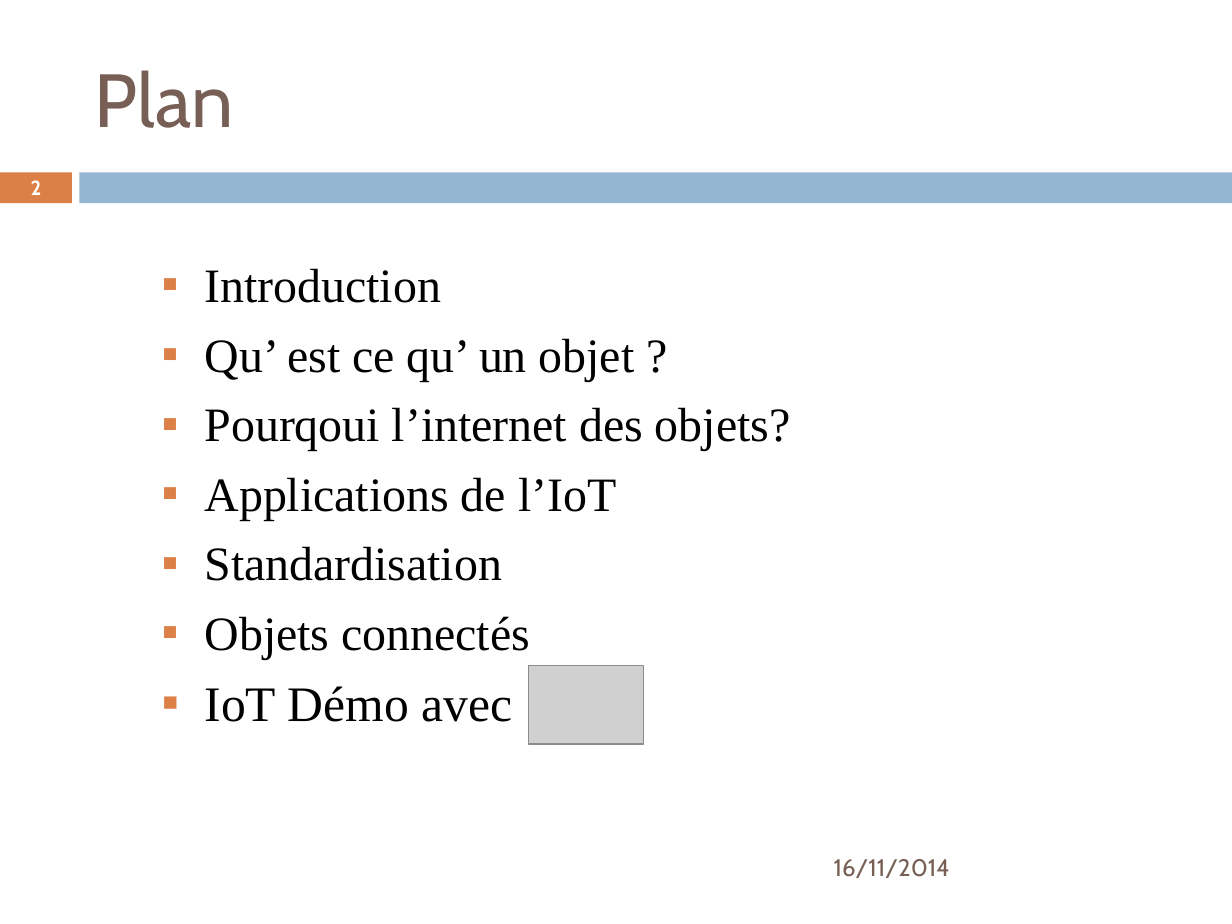
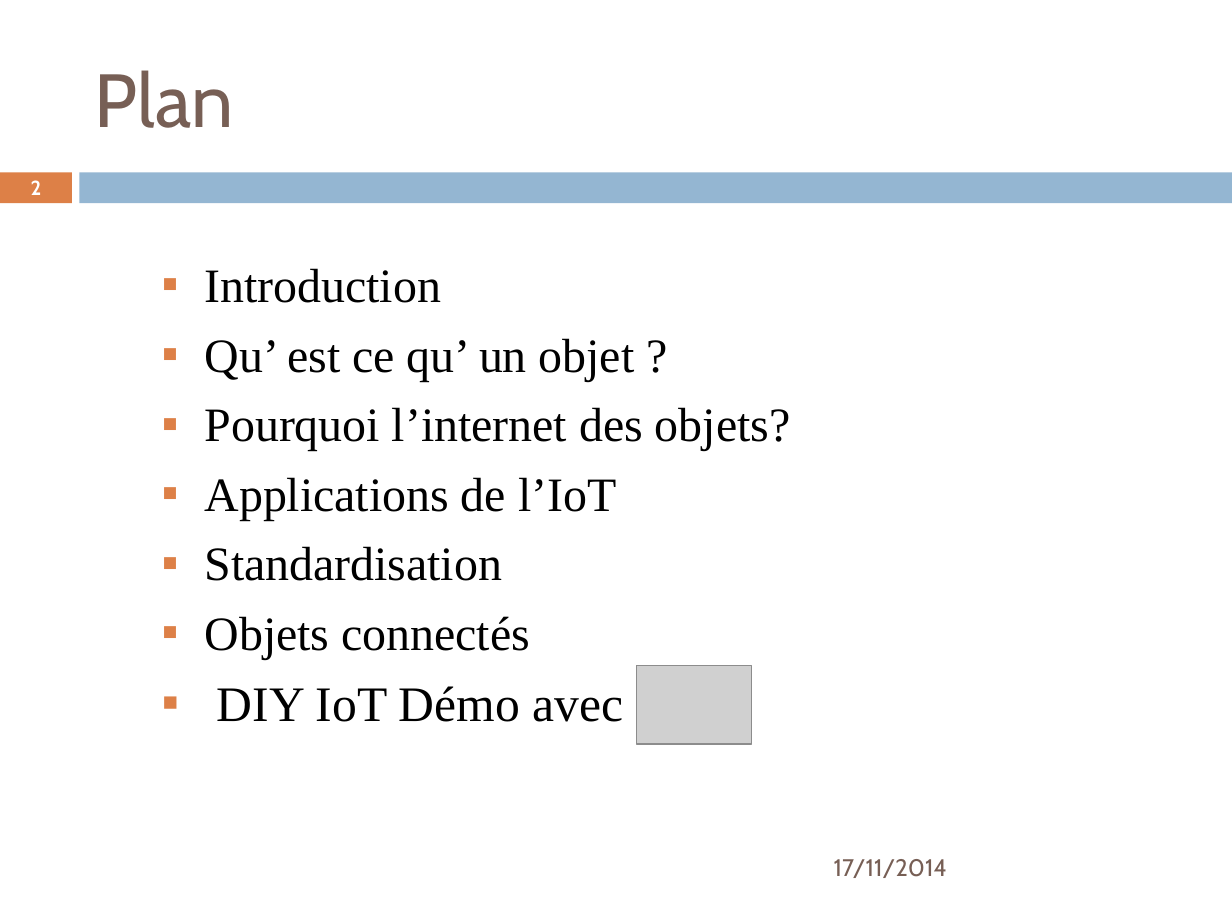
Before and after one commit to anouarattn/DIY-IoT-PresentationEnset-17-11-2014, a slide deck: slide 2 of IoT-VersionFinal-ELHAYDOUNI_Othman (2).pptx. Drawn at 1232x924 pixels with LibreOffice and Linux fonts; fonts in the diff are those of the drawing; grey boxes stand for pictures. Boxes give left, top, right and bottom in pixels: in the first picture for what was removed or moved away, otherwise in the second. Text is boxed around its words. In the diff, an @@ line names an element or a change of style, - is before the commit and + after.

```diff
--- a/IoT-VersionFinal-ELHAYDOUNI_Othman (2).pptx
+++ b/IoT-VersionFinal-ELHAYDOUNI_Othman (2).pptx
@@ text at <box>205,407,790,451</box>: text changed @@
-▪ Pourqoui l’internet des objets?
+▪ Pourquoi l’internet des objets?
@@ text at <box>217,686,624,722</box>: text changed @@
-▪ IoT Démo avec
+▪ DIY IoT Démo avec
@@ picture: place and size @@
-picture at <box>529,665,644,744</box>
+picture at <box>637,665,753,744</box>
@@ text at <box>834,859,947,878</box>: text changed @@
-16/11/2014
+17/11/2014
```
Also in this commit, not shown: 17 other slides changed, 5 slides added, 2 slides removed.
